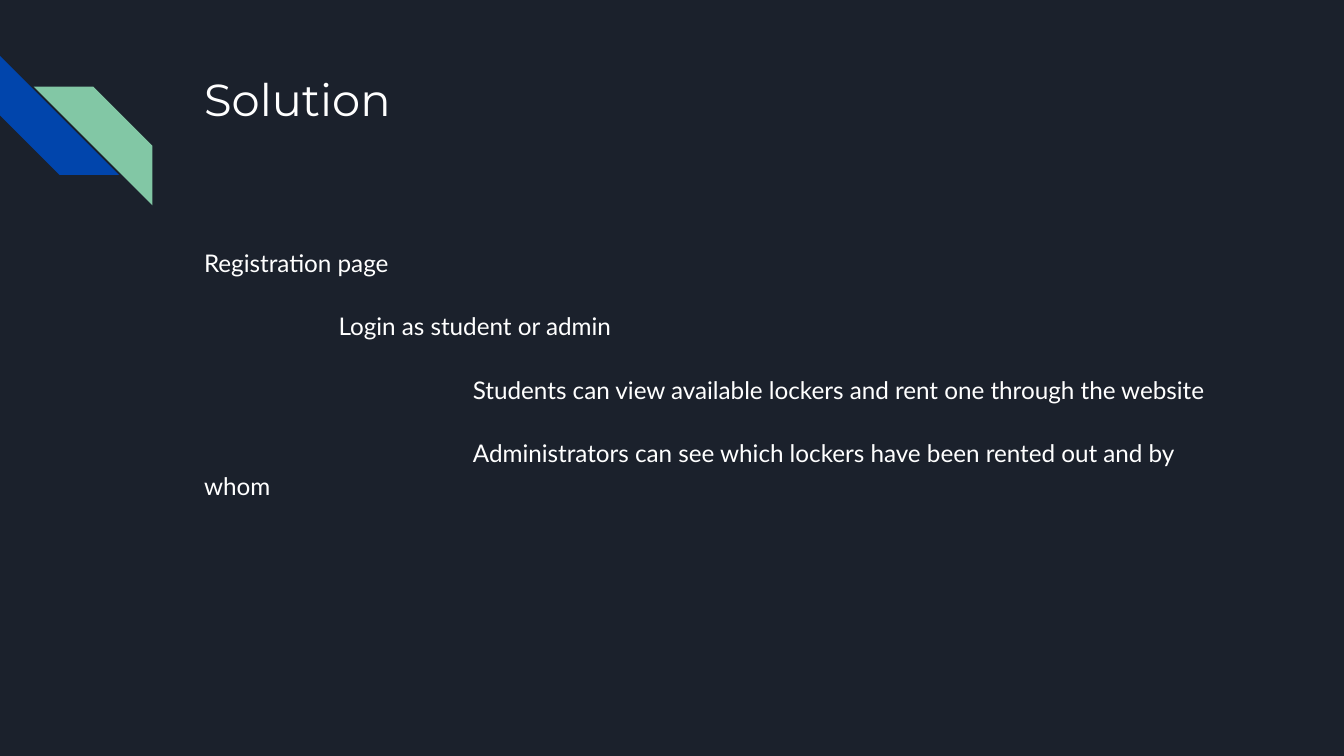
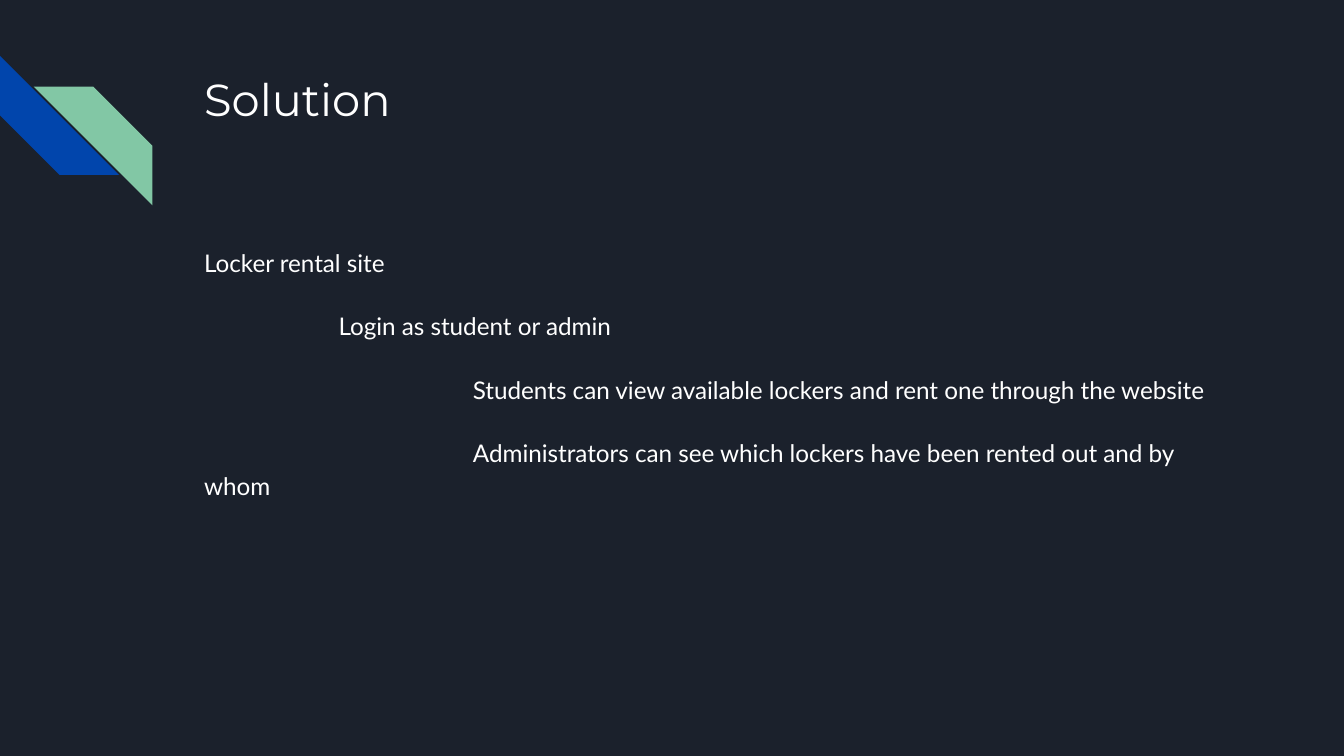
Before and after one commit to SaintAhmed/SpFall2019, a slide deck: slide 3 of Locker Rentals Website.pptx. Drawn at 1344x756 pixels with LibreOffice and Linux fonts; fonts in the diff are those of the drawing. Boxes give left, top, right and bottom in pixels: in the first picture for what was removed or moved away, otherwise in the second. Text is boxed around its words. In the diff, an @@ line names an element or a change of style, - is before the commit and + after.

```diff
--- a/Locker Rentals Website.pptx
+++ b/Locker Rentals Website.pptx
@@ text at [204, 254, 385, 272]: text changed @@
-Registration page
+Locker rental site
```
Also in this commit, not shown: 1 other slide changed, 10 slides added, 4 other files.
